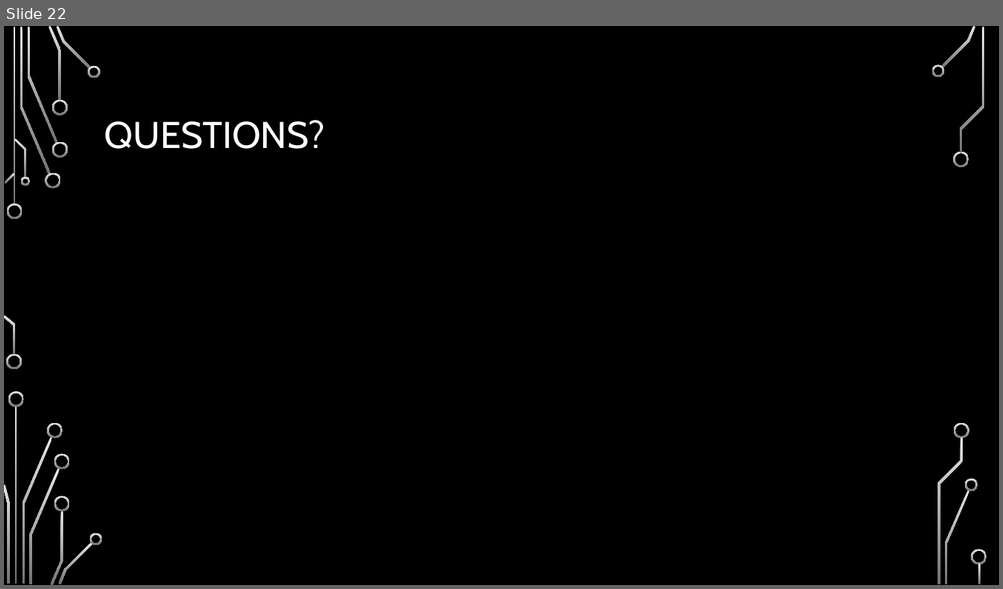
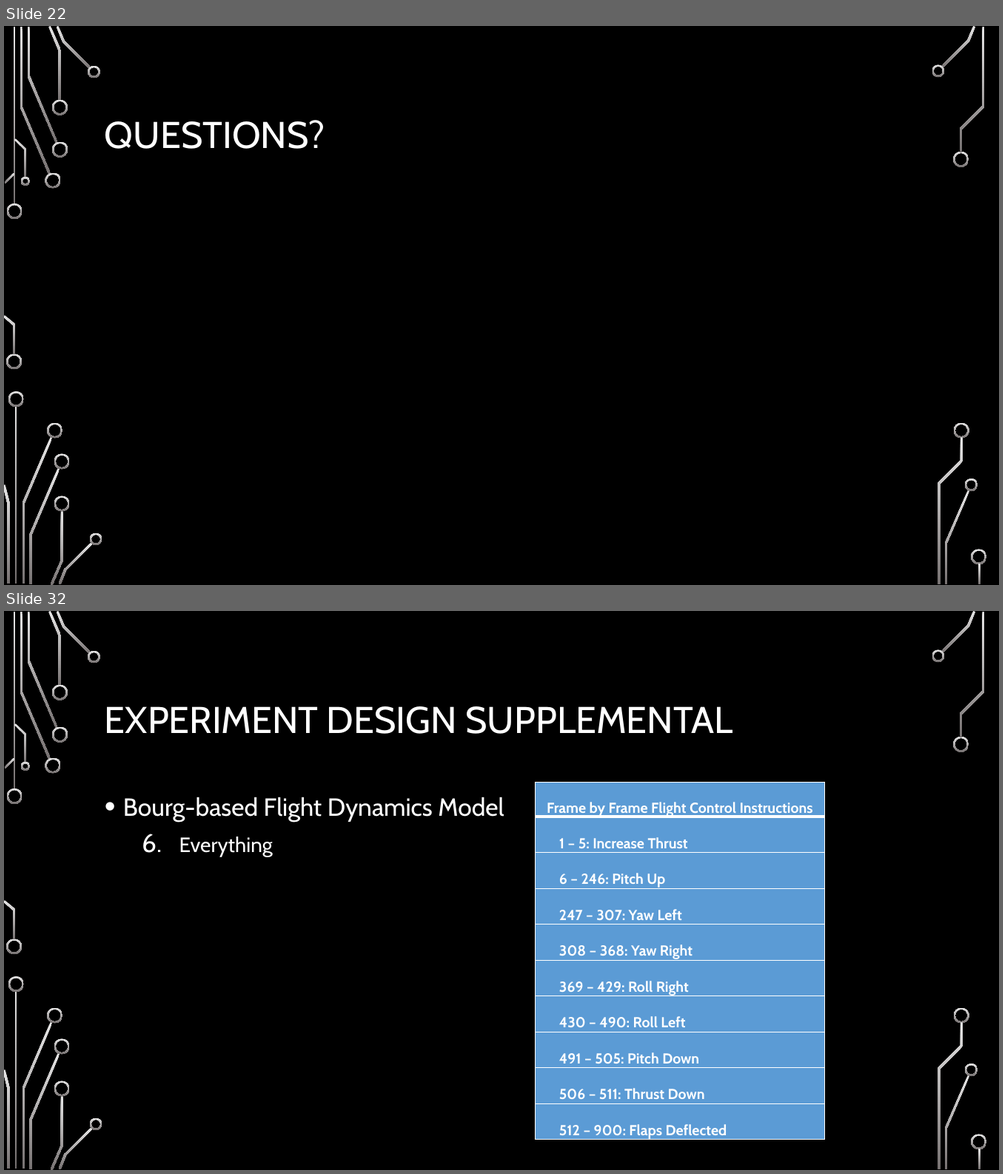
Before and after one commit to chaddw/ECS-Rust-FlightDynamics, a slide deck: Defense.pptx. Shown one above the other, each under a label of ours: slide 22 before the commit, slides 22 and 32 after it; the slides between them are not shown. The pictures are 1003x589 and 1003x1174 pixels, drawn with LibreOffice and Linux fonts; fonts in the diff are those of the drawing; background and template pictures are left out. Boxes give left, top, right and bottom in pixels: in the first picture for what was removed or moved away, otherwise in the second. Text is boxed around its words. In the diff, an @@ line names an element or a change of style, - is before the commit and + after.

```diff
--- a/Defense.pptx
+++ b/Defense.pptx
@@ slide 32 added at (x1=4, y1=611, x2=999, y2=1170), background picture (left out); not listed: 36 template elements that a slide beside it also shows @@
@@ title added at (x1=105, y1=706, x2=733, y2=734), 36 pt, text #FFFFFF @@
+EXPERIMENT DESIGN SUPPLEMENTAL
@@ table added at (x1=535, y1=782, x2=825, y2=1142), 10 rows, 1 columns @@
+Frame by Frame Flight Control Instructions
+1 – 5: Increase Thrust
+6 – 246: Pitch Up
+247 – 307: Yaw Left
+308 – 368: Yaw Right
+369 – 429: Roll Right
+430 – 490: Roll Left
+491 – 505: Pitch Down
+506 – 511: Thrust Down
+512 – 900: Flaps Deflected
@@ text added at (x1=123, y1=797, x2=504, y2=857), 24 pt, text #FFFFFF @@
+• Bourg-based Flight Dynamics Model
+  6. Everything
```
Also in this commit, not shown: 2 slides changed, 11 other slides added, 1 slide removed.
